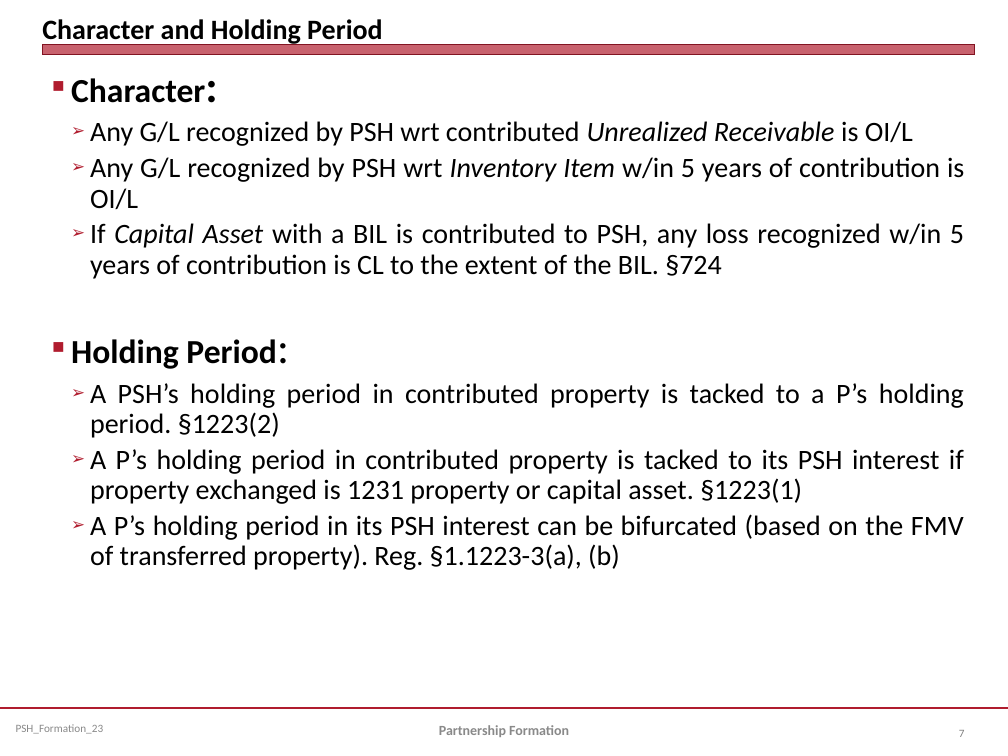
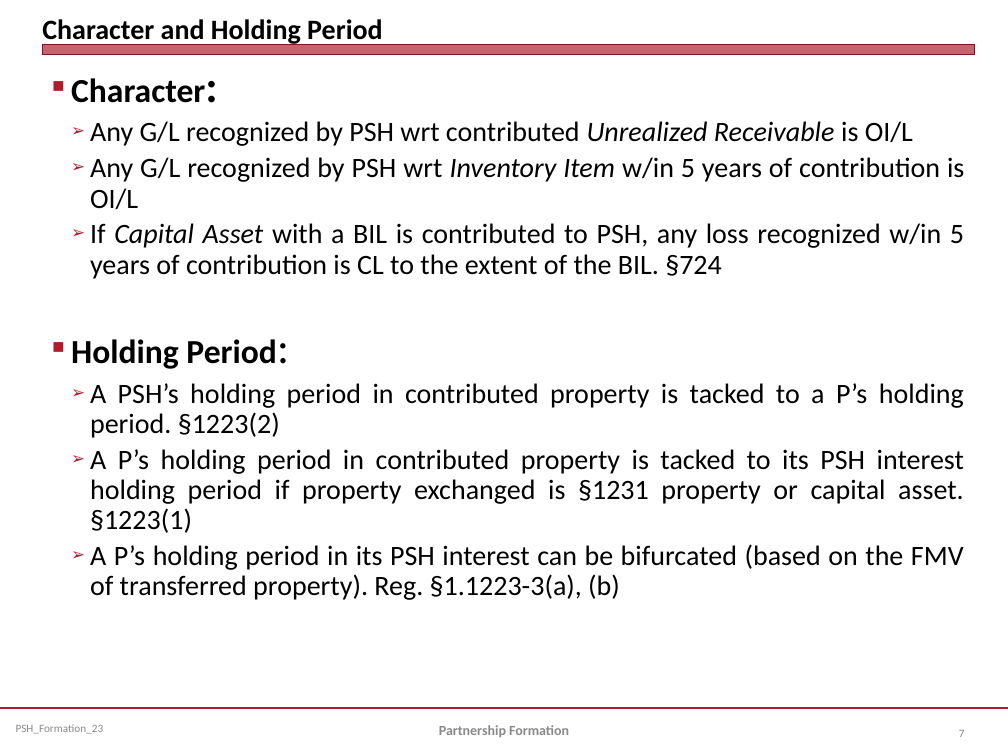
Before and after one commit to jmc877/Partnership-Tax, a slide deck: slide 7 of slides/PSH_Formation_23.pptx. Drawn at 1008x756 pixels with LibreOffice and Linux fonts; fonts in the diff are those of the drawing. Boxes give left, top, right and bottom in pixels: in the first picture for what was removed or moved away, otherwise in the second. Text is boxed around its words. In the diff, an @@ line names an element or a change of style, - is before the commit and + after.

```diff
--- a/slides/PSH_Formation_23.pptx
+++ b/slides/PSH_Formation_23.pptx
@@ text at <box>90,449,964,533</box>: text changed @@
-  ➢ A P’s holding period in contributed property is tacked to its PSH interest if property exchanged is 1231 property or capital asset. §1223(1)
+  ➢ A P’s holding period in contributed property is tacked to its PSH interest holding period if property exchanged is §1231 property or capital asset. §1223(1)
```
Also in this commit, not shown: 2 other slides changed, 4 other files.
